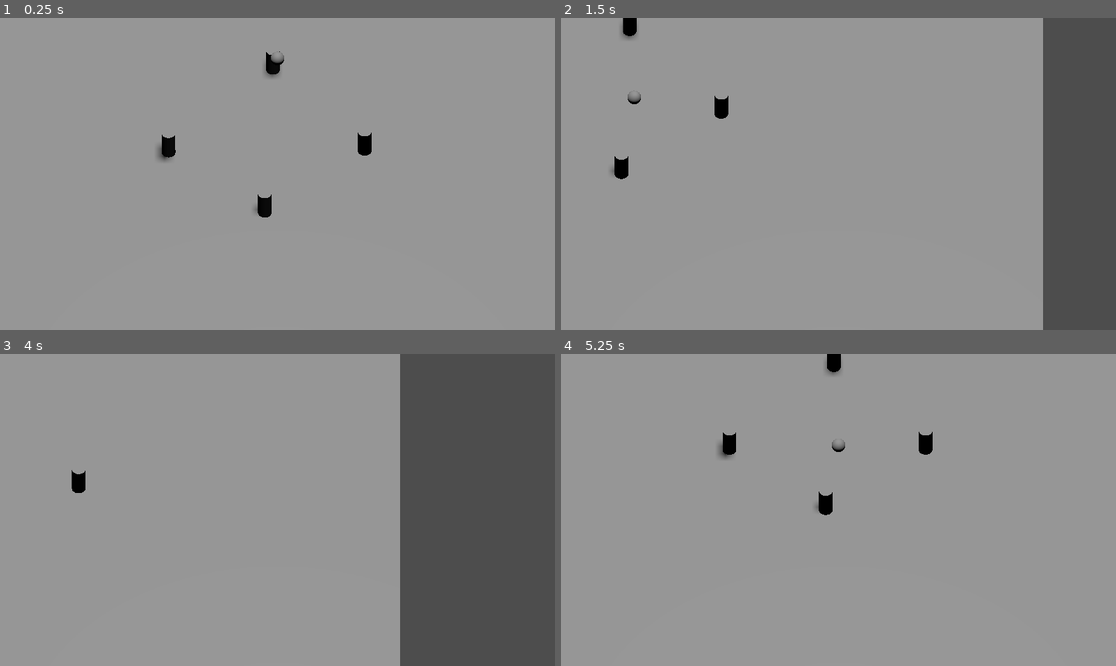
Above: before the commit, frames 1-4 (two rows, left to right).
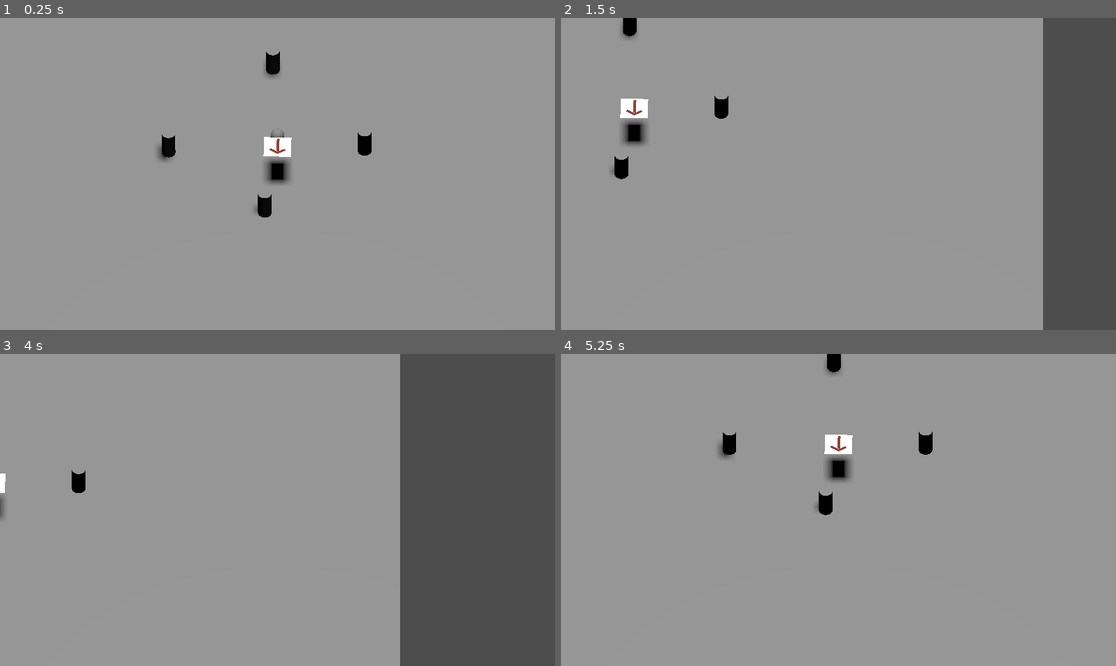
Above: after the commit, the same moments.

Repository: rattatajack/bowling-golf
Game: Godot game, scene res://main.tscn
The game is run twice, just before and just after one commit, with the same random seed, the same clock (stepped at 60 frames per second) and the same inputs.
Inputs:
- Up to frame 1 (0.25 s): no input
- Up to frame 2 (1.5 s): hold D (pan_right) 0.53-1.28 s; hold Left (aim_left) 0.53-1.28 s; hold S (pan_down) from 1.28 s (still down); tap Right (aim_right) at 1.35 s
- Up to frame 3 (4 s): release S (pan_down) at 2.03 s; hold D (pan_right) 2.03-2.78 s; hold Down (power_down) 2.03-2.78 s; hold W (pan_up) 2.78-3.53 s; tap Up (power_up) at 2.85 s; tap Enter at 3.5 s; hold A (pan_left) from 3.53 s (still down); tap Space (stroke) at 3.6 s
- Up to frame 4 (5.25 s): tap Left (aim_left) at 4.35 s; release A (pan_left) at 5.03 s; hold S (pan_down) from 5.03 s (still down); hold Right (aim_right) from 5.03 s (still down)

The runs differ from the first frame. In frame 1, 0.7% of the frame differs, in the area x 47-53%, y 10-54%; in frame 2, 0.7%; in frame 3, 0.1%; in frame 4, 0.7%.

Commit message:
Add Arrow object to bowling ball

Diff:
--- /dev/null
+++ b/BowlingBall.tscn
@@ -0,0 +1,19 @@
+[gd_scene load_steps=5 format=3 uid="uid://cve7puys0iro0"]
+
+[ext_resource type="Texture2D" uid="uid://caatrenywueu2" path="res://Arrow.png" id="1_rngmb"]
+[ext_resource type="PackedScene" uid="uid://cp3xwc75nackd" path="res://player.tscn" id="2_0kcjp"]
+
+[sub_resource type="PlaneMesh" id="PlaneMesh_xgwlm"]
+
+[sub_resource type="StandardMaterial3D" id="StandardMaterial3D_7lx5a"]
+albedo_texture = ExtResource("1_rngmb")
+
+[node name="BowlingBall" type="Node3D"]
+
+[node name="Mesh Arrow" type="MeshInstance3D" parent="."]
+transform = Transform3D(-0.99964, 0, 0.02684, 0, 1, 0, -0.02684, 0, -0.99964, 0, 0.649624, 2.07006)
+rotation_edit_mode = 2
+mesh = SubResource("PlaneMesh_xgwlm")
+surface_material_override/0 = SubResource("StandardMaterial3D_7lx5a")
+
+[node name="Player" parent="." instance=ExtResource("2_0kcjp")]
--- /dev/null
+++ b/arrowScript.gd
@@ -0,0 +1,11 @@
+extends Node
+
+
+# Called when the node enters the scene tree for the first time.
+func _ready():
+	pass # Replace with function body.
+
+
+# Called every frame. 'delta' is the elapsed time since the previous frame.
+func _process(delta):
+	pass
--- a/main.tscn
+++ b/main.tscn
@@ -1,6 +1,6 @@
 [gd_scene load_steps=6 format=3 uid="uid://da3e54pfr4s2h"]
 
-[ext_resource type="PackedScene" uid="uid://cp3xwc75nackd" path="res://player.tscn" id="1_05ks4"]
+[ext_resource type="PackedScene" uid="uid://cve7puys0iro0" path="res://BowlingBall.tscn" id="1_1f5oi"]
 [ext_resource type="PackedScene" uid="uid://28ufmlv0d3mg" path="res://pin.tscn" id="2_sfwd3"]
 [ext_resource type="Script" path="res://Camera.gd" id="2_yul0q"]
 
@@ -25,8 +25,8 @@
 transform = Transform3D(1, 0, 0, 0, -4.37114e-08, 1, 0, -1, -4.37114e-08, 0, 11.65, 0)
 shadow_enabled = true
 
-[node name="Player" parent="." instance=ExtResource("1_05ks4")]
-transform = Transform3D(1, 0, 0, 0, 1, 0, 0, 0, 1, 0, 9.99146, 0)
+[node name="BowlingBall" parent="." instance=ExtResource("1_1f5oi")]
+transform = Transform3D(1, 0, 0, 0, 1, 0, 0, 0, 1, 0, 1.99674, 0)
 
 [node name="Camera" type="Marker3D" parent="."]
 script = ExtResource("2_yul0q")
Binary file added: Arrow.png
